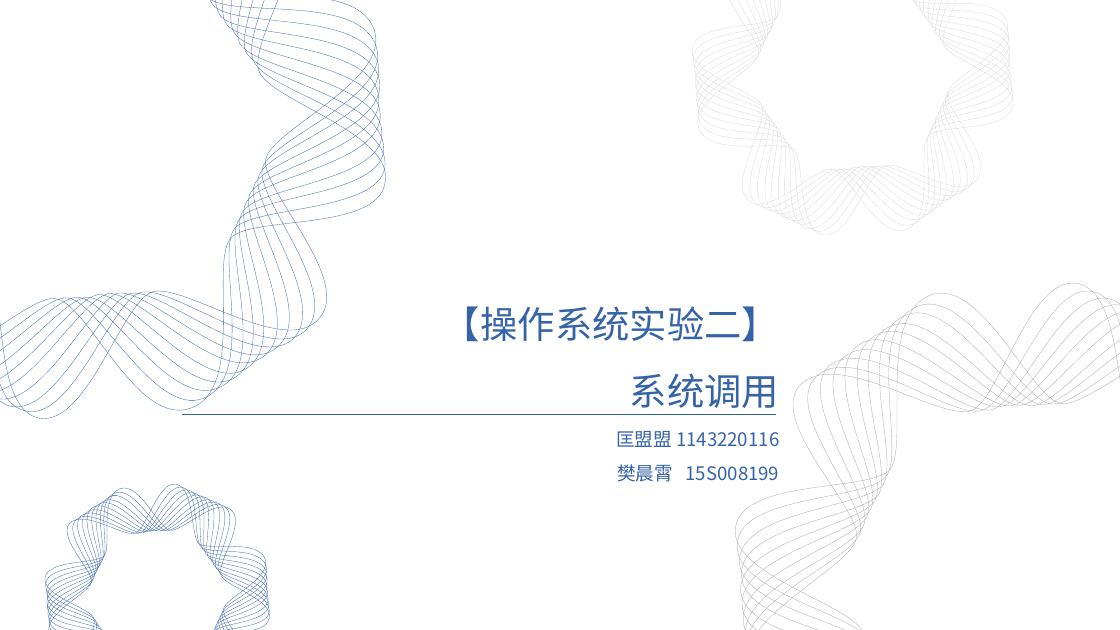
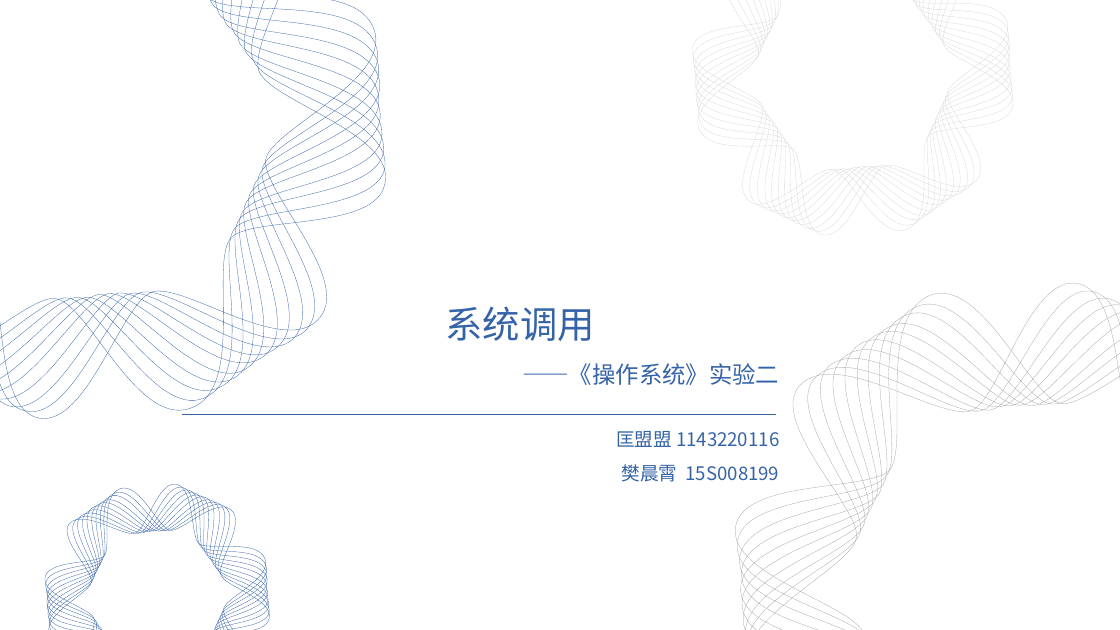
Before and after one commit to HITAmigos/MIC, a slide deck: slide 1 of oslab_report/oslab2.pptx. Drawn at 1120x630 pixels with LibreOffice and Linux fonts; fonts in the diff are those of the drawing. Boxes give left, top, right and bottom in pixels: in the first picture for what was removed or moved away, otherwise in the second. Text is boxed around its words. In the diff, an @@ line names an element or a change of style, - is before the commit and + after.

```diff
--- a/oslab_report/oslab2.pptx
+++ b/oslab_report/oslab2.pptx
@@ text at [443,306,779,342]: paragraph removed @@
-【操作系统实验二】
@@ text at [446,306,595,341]: alignment right to centre @@
@@ text at [522,363,779,385]: paragraph added @@
+——《操作系统》实验二
```
Also in this commit, not shown: 6 other slides changed, 3 slides added, 5 other files.
